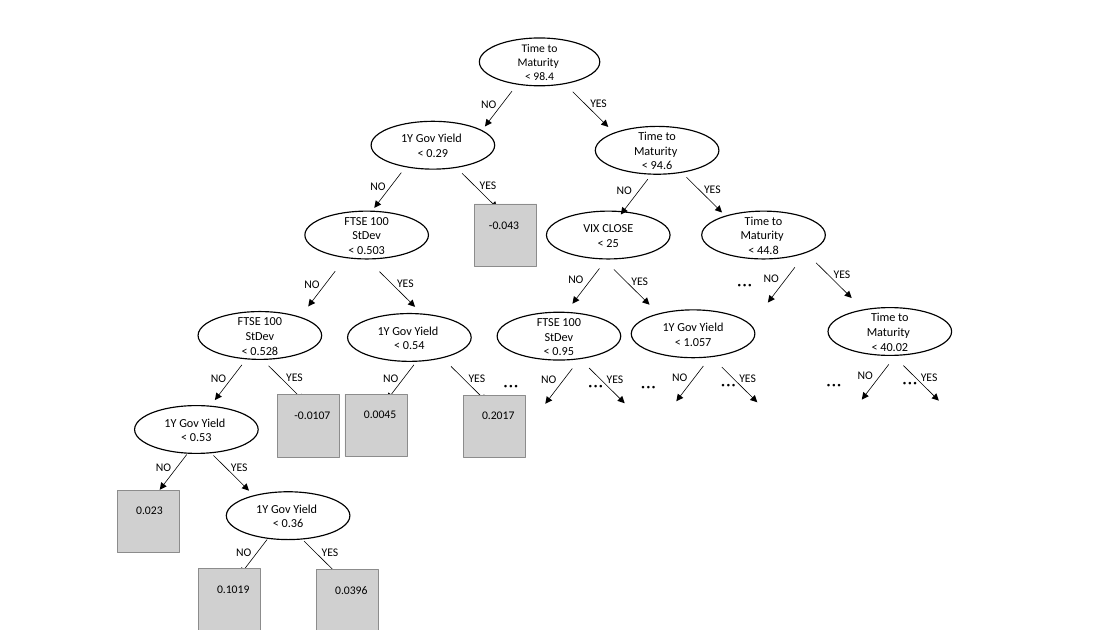
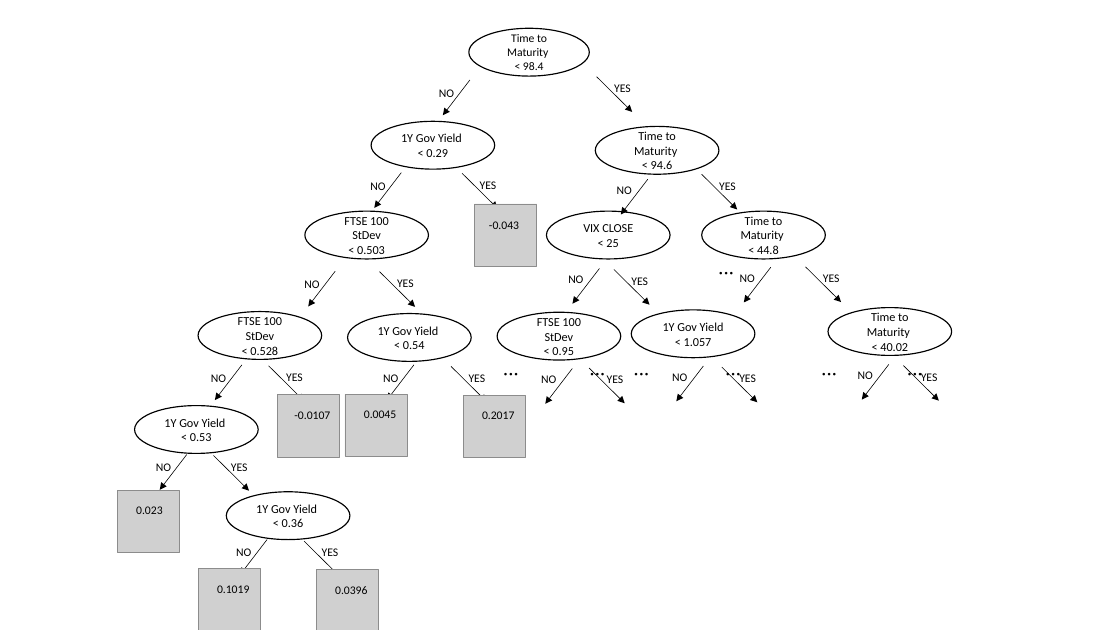
Before and after one commit to Reneige/EstimatingCreditSpreadsViaMachineLearning, a slide deck: slide 3 of Results April7-2023/Documentation/diagrams.pptx. Drawn at 1120x630 pixels with LibreOffice and Linux fonts; fonts in the diff are those of the drawing; grey boxes stand for pictures. Boxes give left, top, right and bottom in pixels: in the first picture for what was removed or moved away, otherwise in the second. Text is boxed around its words. In the diff, an @@ line names an element or a change of style, - is before the commit and + after.

```diff
--- a/Results April7-2023/Documentation/diagrams.pptx
+++ b/Results April7-2023/Documentation/diagrams.pptx
@@ ellipse "Time to Maturity": place and size @@
-ellipse "Time to Maturity" at <box>480,38,600,86</box>
+ellipse "Time to Maturity" at <box>469,29,589,76</box>
@@ text "NO": place and size @@
-text "NO" at <box>481,100,496,108</box>
+text "NO" at <box>439,89,454,97</box>
@@ arrow moved from (513, 92) - (485, 127) to (470, 80) - (443, 115) @@
@@ arrow moved from (573, 92) - (608, 127) to (597, 76) - (633, 112) @@
@@ text "YES": place and size @@
-text "YES" at <box>590,99,607,110</box>
+text "YES" at <box>614,84,631,95</box>
@@ arrow moved from (686, 177) - (723, 213) to (702, 174) - (738, 209) @@
@@ text "YES": place and size @@
-text "YES" at <box>704,185,721,196</box>
+text "YES" at <box>719,182,736,193</box>
@@ text "NO": place and size @@
-text "NO" at <box>764,274,779,282</box>
+text "NO" at <box>740,274,755,282</box>
@@ arrow moved from (795, 267) - (768, 302) to (771, 267) - (744, 302) @@
@@ arrow moved from (817, 263) - (852, 298) to (806, 267) - (841, 302) @@
@@ text "YES": place and size @@
-text "YES" at <box>834,270,851,281</box>
+text "YES" at <box>823,274,840,285</box>
@@ text "…": place and size @@
-text "…" at <box>760,309,776,343</box>
+text "…" at <box>742,297,758,331</box>
```
Also in this commit, not shown: 2 other files.
